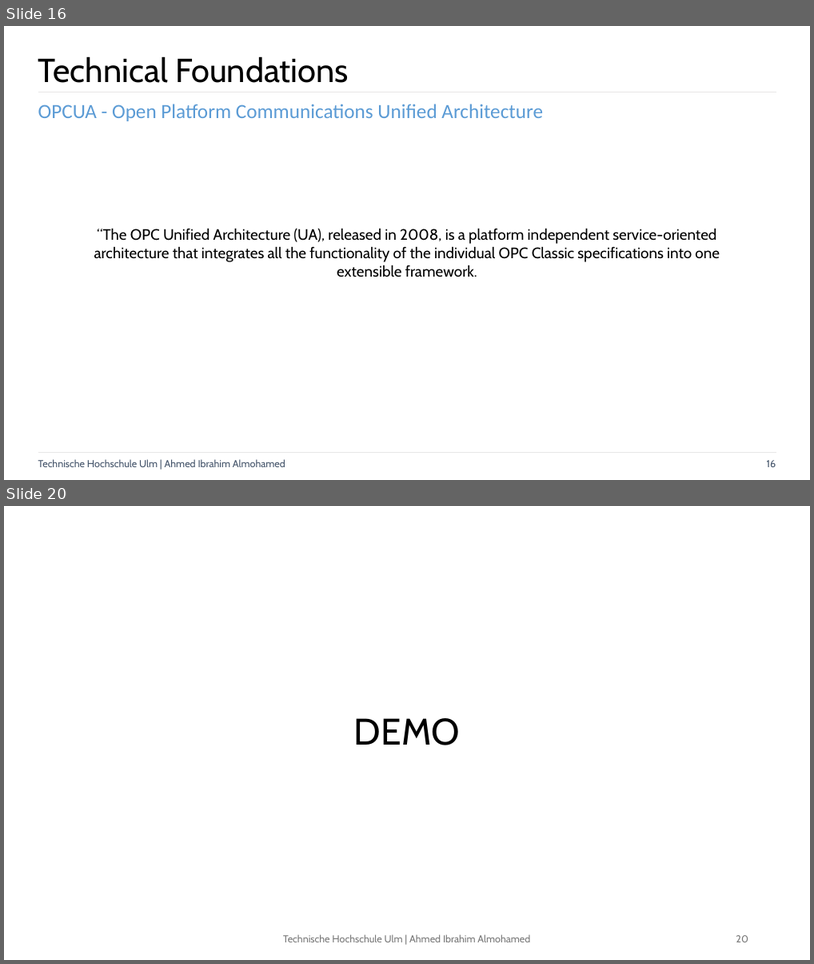
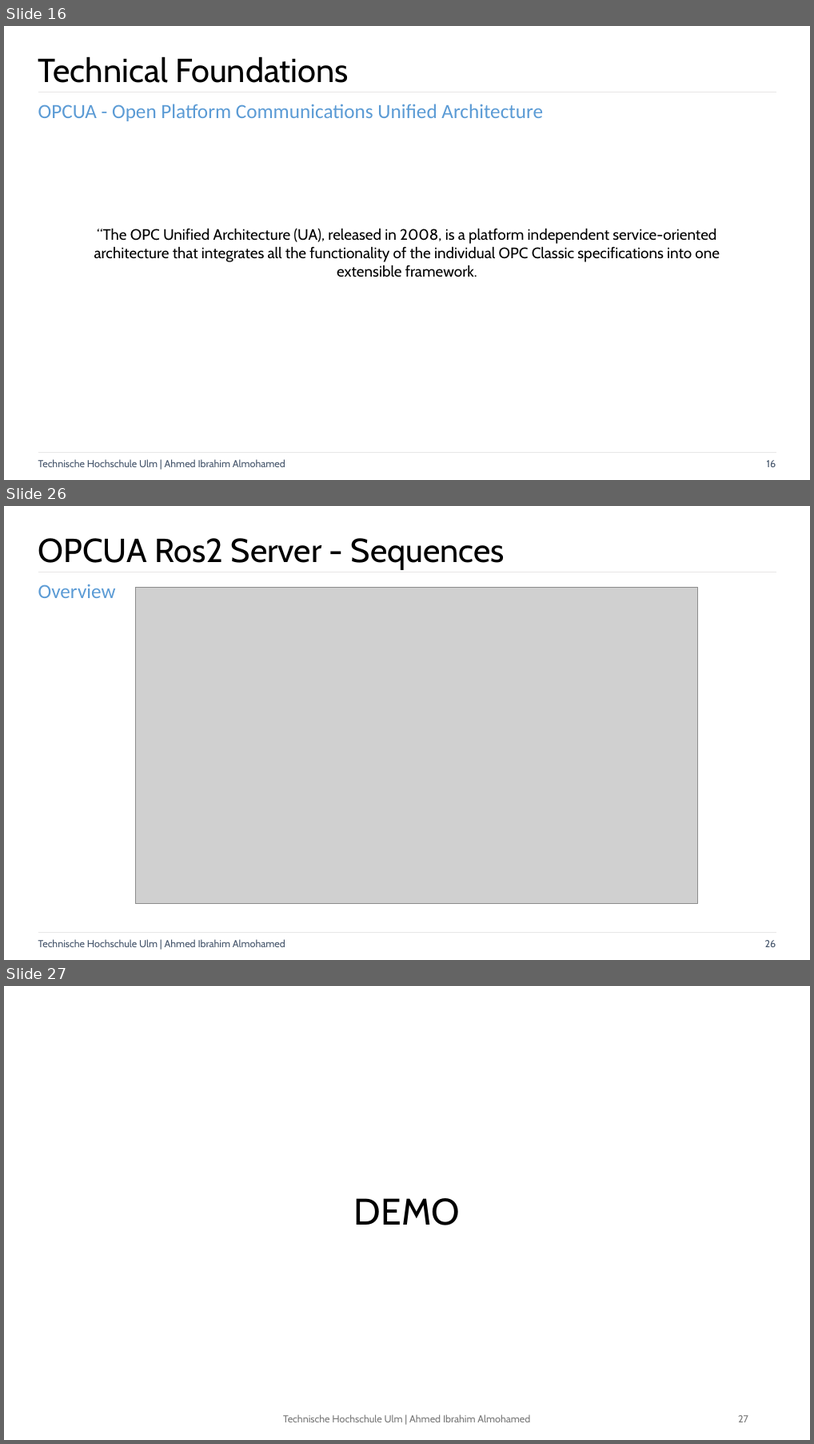
Before and after one commit to aialmohamed/MPA_KR3_Digital_Twin, a slide deck: Documents/Presentations/Meeting_21_11_2024.pptx. Shown one above the other, each under a label of ours: slides 16 and 20 before the commit, slides 16, 26 and 27 after it; the slides between them are not shown. The pictures are 814x964 and 814x1444 pixels, drawn with LibreOffice and Linux fonts; fonts in the diff are those of the drawing; grey boxes stand for pictures; background and template pictures are left out. Boxes give left, top, right and bottom in pixels: in the first picture for what was removed or moved away, otherwise in the second. Text is boxed around its words. In the diff, an @@ line names an element or a change of style, - is before the commit and + after.

```diff
--- a/Documents/Presentations/Meeting_21_11_2024.pptx
+++ b/Documents/Presentations/Meeting_21_11_2024.pptx
@@ slide 26 added at (x1=4, y1=506, x2=810, y2=960), background #FFFFFF; not listed: 3 template elements that a slide beside it also shows @@
@@ title added at (x1=38, y1=538, x2=505, y2=570), 39.6 pt, text #000000 @@
+OPCUA Ros2 Server - Sequences
@@ text added at (x1=38, y1=584, x2=116, y2=598), 24 pt, text #5B9BD5 @@
+Overview
@@ picture added at (x1=135, y1=587, x2=698, y2=904) @@
@@ text added at (x1=38, y1=939, x2=286, y2=947), 12 pt, text #44546A @@
+Technische Hochschule Ulm | Ahmed Ibrahim Almohamed
@@ what was slide 20 is now slide 27 @@
@@ page number at (x1=738, y1=1415, x2=749, y2=1422): text changed @@
-20
+27
```
Also in this commit, not shown: 4 slides changed, 6 other slides added.
